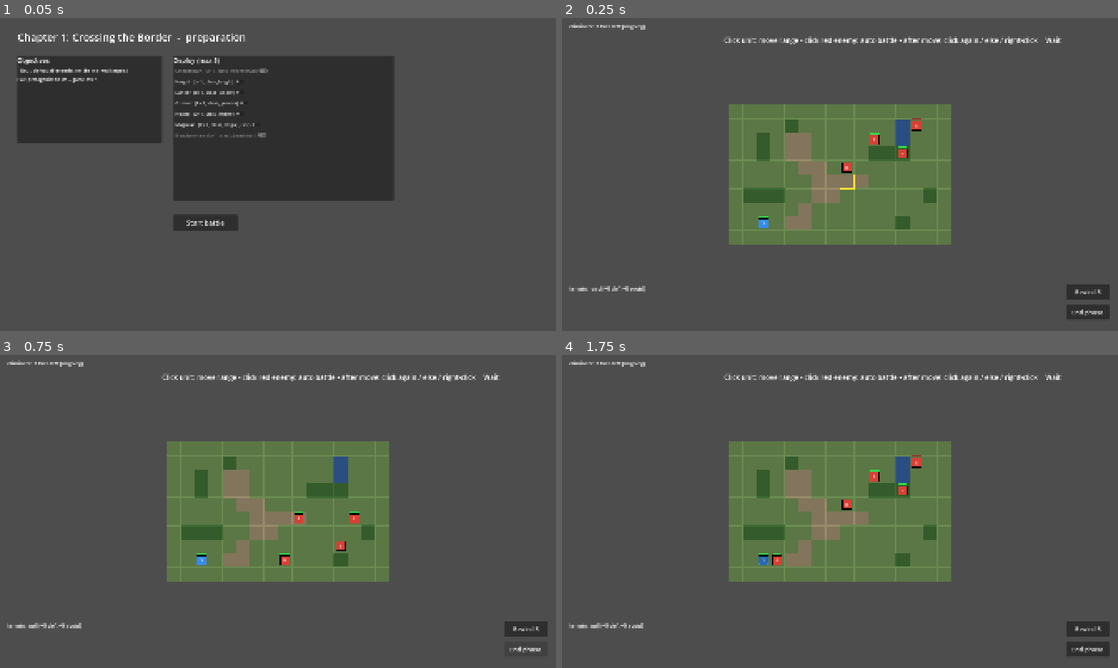
Above: before the commit, frames 1-4 (two rows, left to right).
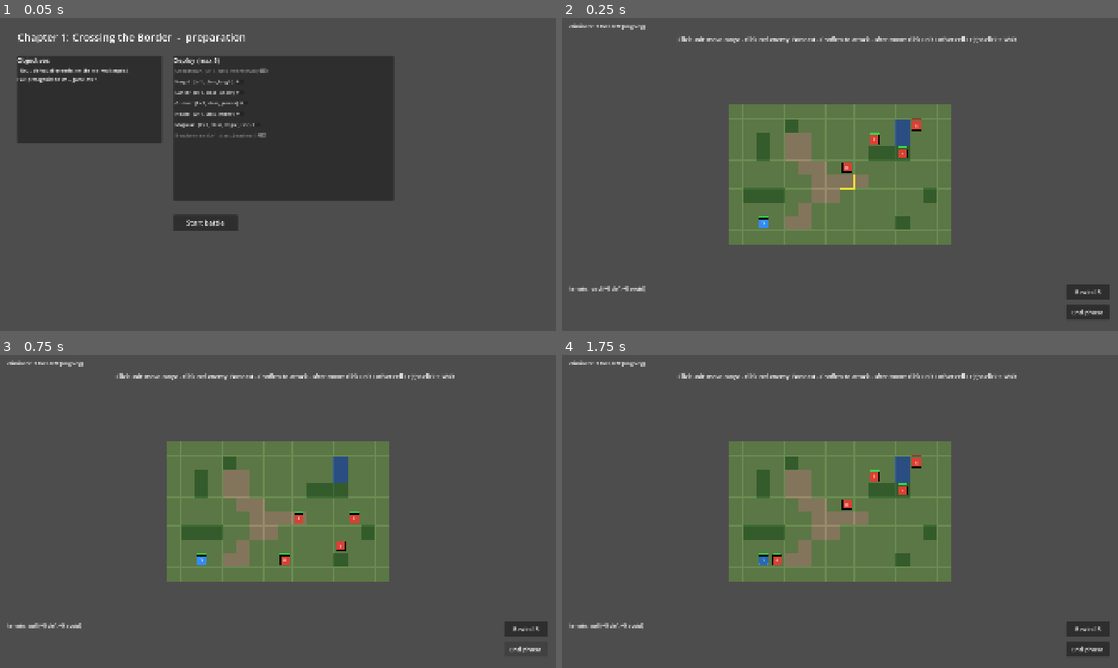
Above: after the commit, the same moments.

Repository: namtit2932k/project-x
Game: Godot game, scene res://tests/run_tests.tscn
The game is run twice, just before and just after one commit, with the same random seed, the same clock (stepped at 60 frames per second) and the same inputs. This scene is started directly instead of the project's main scene.
Inputs:
- Up to frame 1 (0.05 s): no input
- Up to frame 2 (0.25 s): no input
- Up to frame 3 (0.75 s): click "End phase" at 0.5 s
- Up to frame 4 (1.75 s): click "Skip" at 1.25 s

Frame 1 is identical in both runs. In frame 2, 0.8% of the frame differs, in the area x 21-90%, y 5-9%; in frame 3, 0.8%; in frame 4, 0.8%.

Commit message:
feat(battle): ForecastPanel with uncommitted preview, Confirm/Cancel and parity tests
Generated with Codebuff 🤖
Co-Authored-By: Codebuff <noreply@codebuff.com>

Diff:
--- a/src/scenes/battle/battle_scene.gd
+++ b/src/scenes/battle/battle_scene.gd
@@ -5,7 +5,7 @@
 
 signal battle_finished(win: bool)
 
-enum Mode { IDLE, UNIT_SELECTED, TARGET_SELECT, BUSY }
+enum Mode { IDLE, UNIT_SELECTED, TARGET_SELECT, CONFIRM_ATTACK, BUSY }
 
 const CELL := BattleMapView.CELL
 
@@ -15,6 +15,8 @@
 var selected_unit_id := ""
 var active_targets: Dictionary = {}     # target_id -> cell
 var hover_cell := Vector2i(-1, -1)
+var _pending_target_id := ""           # D01: target chosen, awaiting forecast confirmation
+var _forecast_panel: ForecastPanel = null
 
 # UI panels
 var _objective_label: Label
@@ -52,8 +54,8 @@
 	_info_label.position = Vector2(24, 920)
 	_info_label.size = Vector2(700, 60)
 
-	_hint_label = UIBuilder.label(_ui_root(), "Click unit: move range - click red enemy: auto battle - after move: click again / else / right-click = Wait", 24)
-	_hint_label.position = Vector2(560, 60)
+	_hint_label = UIBuilder.label(_ui_root(), "Click unit: move range - click red enemy: Forecast - Confirm to attack - after move: click unit / other cell / right-click = Wait", 20)
+	_hint_label.position = Vector2(400, 60)
 
 	_end_turn_button = UIBuilder.button(_ui_root(), "End phase", 22)
 	_end_turn_button.position = Vector2(1740, 990)
@@ -86,6 +88,17 @@
 ## CanvasLayer giữ HUD nhưng không có root property — container Control bên trong nó là nơi
 ## các widget sống. IGNORE filter để chuột không bị UI chặn trước bản đồ.
 var _ui_root_node: Control = null
+var _forecast_layer_node: CanvasLayer = null
+
+
+## Dedicated layer for the D01 ForecastPanel to own forecast input: the forecast eats
+## map clicks (MOUSE_FILTER_STOP) while its own Confirm/Cancel buttons still work.
+func _forecast_layer() -> CanvasLayer:
+	if _forecast_layer_node == null:
+		_forecast_layer_node = CanvasLayer.new()
+		_forecast_layer_node.layer = 5
+		add_child(_forecast_layer_node)
+	return _forecast_layer_node
 
 
 func _ui_root() -> Control:
@@ -114,27 +127,25 @@
 func _unhandled_input(event: InputEvent) -> void:
 	if event is InputEventMouseButton and event.pressed:
 		var cell := map_view.global_to_cell(event.position)
-		if cell == hover_cell or true:
-			pass
 		if event.button_index == MOUSE_BUTTON_LEFT:
 			_on_left_click(cell)
 		elif event.button_index == MOUSE_BUTTON_RIGHT:
-			_cancel_selection()
+			_on_right_click(cell)
 
 
 func _on_left_click(cell: Vector2i) -> void:
-	if mode == Mode.BUSY or not director.state.in_bounds(cell):
-		return
+	if mode == Mode.BUSY or mode == Mode.CONFIRM_ATTACK or not director.state.in_bounds(cell):
+		return   # forecast waiting on Confirm/Cancel; map clicks are inert
 	var unit: UnitState = director.state.unit_at(cell)
 	match mode:
 		Mode.IDLE:
 			if unit != null:
 				_select_unit(unit)
 		Mode.UNIT_SELECTED:
-			# Click địch trong ô đỏ (tính từ vị trí hiện tại) = vào màn giao chiến ngay.
+			# Click địch trong ô đỏ (tính từ vị trí hiện tại) = mở forecast để xác nhận (D01).
 			var standing_target := _target_at(cell)
 			if standing_target != "":
-				_commit_attack(standing_target)
+				_open_forecast(standing_target)
 				return
 			var sel := _selected()
 			if unit != null and unit.id == selected_unit_id:
@@ -155,10 +166,10 @@
 			else:
 				_cancel_selection()
 		Mode.TARGET_SELECT:
-			# Sau khi move: chỉ hiển thị ô đỏ; click địch = đánh, click ô khác = kết thúc hành động.
+			# Sau khi move: click địch = mở forecast; click ô khác = kết thúc hành động.
 			var target_id := _target_at(cell)
 			if target_id != "":
-				_commit_attack(target_id)
+				_open_forecast(target_id)
 				return
 			var sel2 := _selected()
 			if sel2 != null and sel2.moved:
@@ -168,16 +179,24 @@
 
 
 func _on_right_click(cell: Vector2i) -> void:
+	if mode == Mode.CONFIRM_ATTACK:
+		_cancel_selection()   # D01: right-click during the forecast = Cancel (não commit)
+		return
 	var sel := _selected()
-	if sel != null and sel.moved and not sel.acted and mode != Mode.BUSY:
-		_do_wait()   # right click sau khi move = chốt Wait
+	if sel != null and sel.moved and not sel.acted and mode == Mode.TARGET_SELECT:
+		_do_wait()   # T09: right click sau khi move = chốt Wait
 		return
 	_cancel_selection()
-
 
 func _cancel_selection() -> void:
 	if mode == Mode.BUSY:
 		return
+	_close_forecast()
+	if mode == Mode.CONFIRM_ATTACK:
+		var sel := _selected()
+		if sel != null:
+			_select_unit(sel)   # quay lại bước trước: chọn unit / chọn mục tiêu
+			return
 	mode = Mode.IDLE
 	selected_unit_id = ""
 	active_targets.clear()
@@ -310,6 +329,44 @@
 
 
 var _last_strikes: Array = []
+
+
+# ------------------------------------------------------------------ D01 forecast
+
+## Click địch trong ô đỏ → ForecastPanel (không commit). Panel hiển thị đúng chuỗi
+## CombatResolver.forecast (đã gồm double attack và bonus bond).
+func _open_forecast(target_id: String) -> void:
+	var sel := _selected()
+	if sel == null or sel.carried_item != "":
+		return
+	var target: UnitState = director.state.units.get(target_id, null)
+	if target == null or not target.alive:
+		return
+	_pending_target_id = target_id
+	mode = Mode.CONFIRM_ATTACK
+	_hide_action_menu()
+	map_view.set_overlays({}, {}, {})
+	var forecast := CombatResolver.forecast(director.state, sel, target)
+	if _forecast_panel != null:
+		_forecast_panel.queue_free()
+	_forecast_panel = ForecastPanel.build(forecast, sel, target)
+	_forecast_layer().add_child(_forecast_panel)
+	_forecast_panel.confirmed.connect(_confirm_forecast)
+	_forecast_panel.cancelled.connect(func() -> void: _cancel_selection())
+
+
+## Confirm: the previously displayed forecast becomes the real committed combat.
+func _confirm_forecast() -> void:
+	var target_id := _pending_target_id
+	_close_forecast()
+	_commit_attack(target_id)
+
+
+func _close_forecast() -> void:
+	if _forecast_panel != null:
+		_forecast_panel.queue_free()
+	_forecast_panel = null
+	_pending_target_id = ""
 
 
 ## Click địch trong ô đỏ = vào màn giao chiến ngay (theo luồng tương tác chốt);
--- /dev/null
+++ b/src/scenes/battle/forecast_panel.gd
@@ -0,0 +1,88 @@
+extends Control
+class_name ForecastPanel
+## Pure display (D01): renders a CombatResolver.forecast() dictionary. Numbers come from
+## the resolver only — this panel never recalculates damage, hit or crit. Confirm goes back
+## to the scene which then commits the attack; Cancel (or right-click) aborts uncommitted.
+
+signal confirmed
+signal cancelled
+
+const CELL := BattleMapView.CELL
+
+
+## Builds the panel contents under a fixed-size window. Attacker column lists every
+## attacker strike (including a double attack); defender column shows the counter (or none).
+static func build(forecast: Dictionary, attacker: UnitState, defender: UnitState) -> ForecastPanel:
+	var panel := ForecastPanel.new()
+	panel._render(forecast, attacker, defender)
+	return panel
+
+
+func _render(forecast: Dictionary, attacker: UnitState, defender: UnitState) -> void:
+	set_anchors_preset(Control.PRESET_FULL_RECT)
+	mouse_filter = Control.MOUSE_FILTER_STOP   # map input waits while the forecast is up
+
+	var bg := ColorRect.new()
+	bg.color = Color(0.03, 0.04, 0.08, 0.9)
+	bg.set_anchors_preset(Control.PRESET_FULL_RECT)
+	bg.mouse_filter = Control.MOUSE_FILTER_IGNORE
+	add_child(bg)
+
+	var window := PanelContainer.new()
+	window.set_anchors_preset(Control.PRESET_CENTER)
+	window.custom_minimum_size = Vector2(900, 520)
+	add_child(window)
+
+	var columns := HBoxContainer.new()
+	columns.add_theme_constant_override("separation", 40)
+	window.add_child(columns)
+	_render_side(columns, attacker, _strikes_for(forecast, "attacker"), false)
+	_render_side(columns, defender, _strikes_for(forecast, "counter"), bool(forecast.get("can_counter", false)))
+
+	var buttons := HBoxContainer.new()
+	buttons.add_theme_constant_override("separation", 30)
+	buttons.set_anchors_preset(Control.PRESET_CENTER_BOTTOM)
+	buttons.alignment = BoxContainer.ALIGNMENT_CENTER
+	window.add_child(buttons)
+	var ok_btn := UIBuilder.button(buttons, "Confirm attack", 24)
+	ok_btn.pressed.connect(func() -> void: confirmed.emit())
+	var cancel_btn := UIBuilder.button(buttons, "Cancel", 24)
+	cancel_btn.pressed.connect(func() -> void: cancelled.emit())
+	# A окна hint line under the title keeps the wait reminder from T09 visible.
+	var wait_hint := UIBuilder.label(self, "NOT committed yet - Confirm to fight. Cancel / right-click to step back.", 14)
+	wait_hint.set_anchors_preset(Control.PRESET_CENTER_BOTTOM)
+	wait_hint.position = Vector2(wait_hint.position.x, wait_hint.position.y + 40)
+
+
+static func _strikes_for(forecast: Dictionary, side: String) -> Array:
+	var out: Array = []
+	for entry in forecast.get("sequence", []):
+		if String(entry.get("side", "")) == side:
+			out.append(entry)
+	return out
+
+
+func _render_side(columns: Container, unit: UnitState, strikes: Array, active: bool) -> void:
+	var side_box := VBoxContainer.new()
+	side_box.add_theme_constant_override("separation", 10)
+	columns.add_child(side_box)
+	if strikes.is_empty() and not active:
+		UIBuilder.label(side_box, "%s  (HP %d/%d)" % [unit.display_name, unit.hp, unit.max_hp], 24)
+		UIBuilder.label(side_box, "No counter", 18)
+		return
+	UIBuilder.label(side_box, "%s  (HP %d/%d)" % [unit.display_name, unit.hp, unit.max_hp], 24)
+	for i in strikes.size():
+		var s: Dictionary = strikes[i]
+		var label := "Strike %d: Hit %d%% / Crit %d%% / Dmg %d" % [
+			i + 1, int(s.get("hit_pct", 0)), int(s.get("crit_pct", 0)), int(s.get("damage", 0))]
+		UIBuilder.label(side_box, label, 18)
+
+
+func _unhandled_input(event: InputEvent) -> void:
+	if is_visible_in_tree():
+		if event is InputEventMouseButton and event.pressed and event.button_index == MOUSE_BUTTON_RIGHT:
+			cancelled.emit()
+			accept_event()
+		elif event.is_action_pressed("ui_cancel"):
+			cancelled.emit()
+			accept_event()
--- a/tests/run_tests.gd
+++ b/tests/run_tests.gd
@@ -29,7 +29,8 @@
 	await test_escort()
 	await test_end_phase_enemy_acts()
 	await test_second_move_blocked()
-	await test_click_attack_auto()
+	await test_forecast_confirm_attack()
+	await test_forecast_matches_execution()
 	await test_second_target_damage()
 	await test_second_target_via_clicks()
 	print("\n%d checks, %d failures" % [checks, failures])
@@ -255,11 +256,13 @@
 	var e2_before: int = e2.hp
 	battle._on_left_click(hero1.pos)
 	battle._on_left_click(e1.pos)
+	battle._confirm_forecast()   # D01: forecast opens on the red-cell click, Confirm commits
 	await get_tree().create_timer(4.0).timeout
 	await get_tree().process_frame
 	assert_true(not e1.alive, "second target: first foe killed via clicks")
 	battle._on_left_click(hero2.pos)
 	battle._on_left_click(e2.pos)
+	battle._confirm_forecast()
 	await get_tree().create_timer(4.0).timeout
 	await get_tree().process_frame
 	assert_true(e2.hp < e2_before, "second target: second foe takes damage via clicks (hp %d -> %d)" % [e2_before, e2.hp])
@@ -267,8 +270,9 @@
 	main.queue_free()
 
 
-## Hồi quy luồng tương tác mới: không có nút Attack/Wait; click địch trong ô đỏ = auto combat.
-func test_click_attack_auto() -> void:
+## N01 (D01): click địch trong ô đỏ mở ForecastPanel (chưa commit); Confirm → giao chiến;
+## Cancel (chuột phải là Cancel) quay lại bước chọn và KHÔNG commit gì cả.
+func test_forecast_confirm_attack() -> void:
 	GameState.new_game()
 	GameState.build_roster()
 	var main: Node = load("res://src/scenes/main/main.gd").new()
@@ -286,17 +290,63 @@
 	EventBus.combat_resolved.connect(func(_s: Array) -> void: combat_calls[0] += 1)
 	var hero: UnitState = director.state.units["unit_swordsman"]
 	battle._on_left_click(hero.pos)                 # select — không có menu Attack/Wait
-	assert_true(battle._action_menu.get_child_count() == 0, "auto combat: no attack/wait buttons in menu")
+	assert_true(battle._action_menu.get_child_count() == 0, "forecast: no attack/wait buttons in menu")
 	var hp_before: int = defender.hp
-	battle._on_left_click(defender.pos)             # click địch trong ô đỏ → auto battle
-	assert_true(battle.mode == BattleScene.Mode.BUSY, "auto combat: combat screen starts immediately")
+	battle._on_left_click(defender.pos)             # click địch trong ô đỏ → forecast, chưa commit
+	assert_true(battle.mode == BattleScene.Mode.CONFIRM_ATTACK, "forecast: red-cell click opens the confirm state")
+	assert_true(battle._forecast_panel != null, "forecast: panel is visible")
+	assert_true(hero.acted == false and defender.hp == hp_before, "forecast: nothing committed before Confirm")
+	# Cancel: quay lại bước chọn, vẫn giữ selection, không combat nào nổ ra.
+	battle._on_right_click(defender.pos)
+	assert_true(combat_calls[0] == 0, "forecast: cancel commits nothing")
+	assert_true(battle.mode == BattleScene.Mode.UNIT_SELECTED, "forecast: cancel returns to the selection step")
+	assert_true(hero.acted == false and defender.hp == hp_before, "forecast: cancel leaves state intact")
+	# Confirm: cùng mục tiêu, cùng vị trí, giao chiến theo forecast đã xem.
+	battle._on_left_click(defender.pos)
+	battle._confirm_forecast()
+	assert_true(battle._forecast_panel == null, "forecast: panel closes on Confirm")
 	await get_tree().create_timer(4.0).timeout
 	await get_tree().process_frame
-	assert_true(combat_calls[0] >= 1, "auto combat: resolver strike list was played")
-	assert_true(hero.acted == true, "auto combat: attacker committed after the fight")
-	assert_true(battle.mode == BattleScene.Mode.IDLE, "auto combat: flow returns to idle after combat screen")
-	assert_true(defender.hp <= hp_before and defender.hp >= 0, "auto combat: defender HP updated on the map state")
+	assert_true(combat_calls[0] >= 1, "forecast: resolver strike list was played after Confirm")
+	assert_true(hero.acted == true, "forecast: attacker committed after Confirm")
+	assert_true(battle.mode == BattleScene.Mode.IDLE, "forecast: flow returns to idle after combat screen")
+	assert_true(defender.hp <= hp_before and defender.hp >= 0, "forecast: defender HP updated on the map state")
 	main.queue_free()
+
+
+## N01 (D01): số trong forecast của CombatResolver trùng với HP mất trên map khi hit là
+## 100%/crit 0 — "preview = combat = HP". Forecast cũng phải chứa double attack cùng bonus
+## bond vì nó gọi chính _strike_plan của execute().
+func test_forecast_matches_execution() -> void:
+	await 0.0
+	var state: BattleState = _plain_map_enemy_state()
+	var attacker := _spawn(state, "atk_f", "faction_p", Vector2i(0, 0), false, false, "player")
+	attacker.power = 10
+	attacker.defense = 2
+	attacker.crit_bonus = -200      # deterministic: never crit
+	attacker.speed = 0
+	var defender := _spawn(state, "def_f", "faction_e", Vector2i(1, 0), false, false, "enemy")
+	defender.speed = 0              # hit clamps at 100, no double for either side
+	var forecast := CombatResolver.forecast(state, attacker, defender)
+	assert_true(int(forecast["sequence"][0]["hit_pct"]) == 100, "forecast parity: deterministic hit 100 setup")
+	var expected_dmg := int(forecast["sequence"][0]["damage"])
+	assert_true(expected_dmg > 0, "forecast parity: damage is positive")
+	var hp_before: int = defender.hp
+	var strikes := CombatResolver.execute(state, attacker, defender)
+	assert_true(strikes.size() >= 1 and bool(strikes[0]["hit"]), "forecast parity: first strike hits as previewed")
+	assert_true(int(defender.hp) == hp_before - expected_dmg, "forecast parity: HP loss equals the forecast damage (%d)" % expected_dmg)
+	# Double attack flows into the forecast (same _strike_plan as execution).
+	attacker.speed = 10
+	var forecast_double := CombatResolver.forecast(state, attacker, defender)
+	var attacker_strikes := 0
+	for entry in forecast_double["sequence"]:
+		if String(entry["side"]) == "attacker":
+			attacker_strikes += 1
+	assert_true(attacker_strikes == 2, "forecast parity: double attack appears in the sequence")
+	# The panel is a pure display built from the same dictionary.
+	var panel := ForecastPanel.build(forecast, attacker, defender)
+	assert_true(panel.get_child_count() > 0, "forecast panel: rendered without recalculation")
+	panel.free()
 
 
 ## Hồi quy: một unit chỉ di chuyển MỘT lần mỗi phase — move thứ hai bị chặn dù chưa acted."
